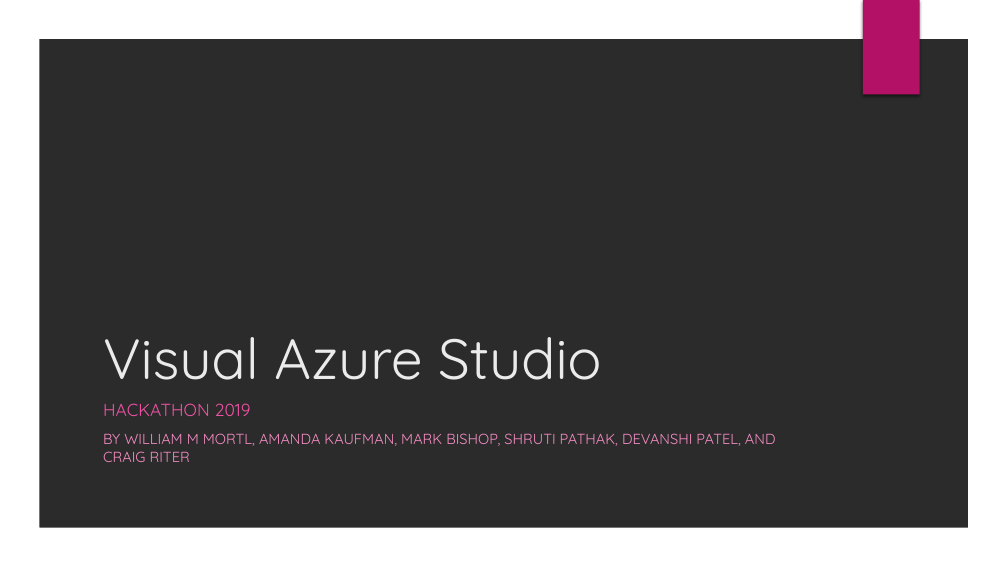
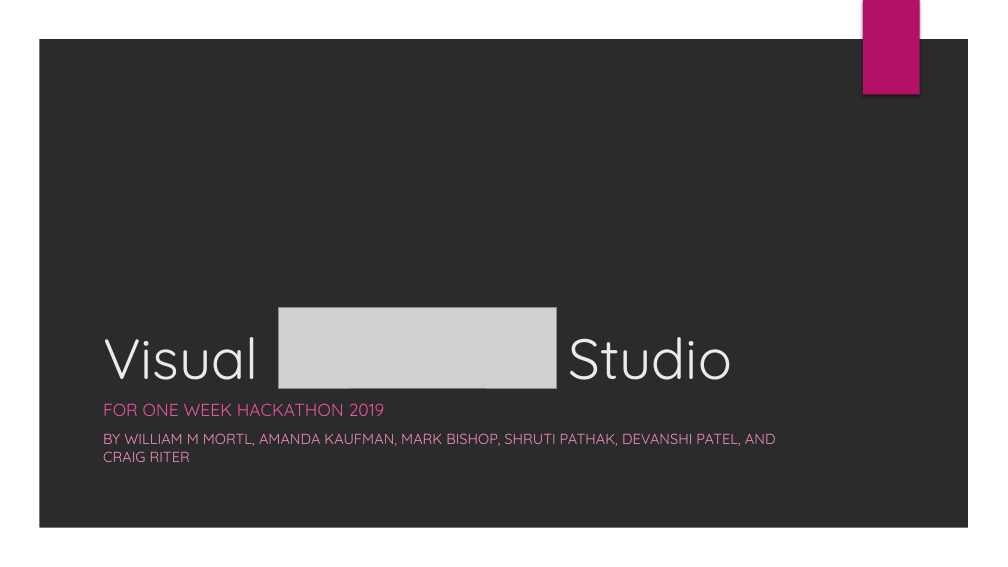
Before and after one commit to WilliamMortlMicrosoft/VisualAzureStudio, a slide deck: slide 1 of doc/VisualAzureStudio.pptx. Drawn at 1008x567 pixels with LibreOffice and Linux fonts; fonts in the diff are those of the drawing; grey boxes stand for pictures; background and template pictures are left out; a plain dark background stands for a picture behind light text. Boxes give left, top, right and bottom in pixels: in the first picture for what was removed or moved away, otherwise in the second. Text is boxed around its words. In the diff, an @@ line names an element or a change of style, - is before the commit and + after.

```diff
--- a/doc/VisualAzureStudio.pptx
+++ b/doc/VisualAzureStudio.pptx
@@ picture added at (278,308,557,389) @@
@@ title at (103,337,731,380): text changed @@
-Visual Azure Studio
+Visual Studio
@@ subtitle at (103,403,385,416): text changed @@
-HACKATHON 2019
+FOR ONE WEEK HACKATHON 2019
```
Also in this commit, not shown: 10 slides added, 1 other file.
